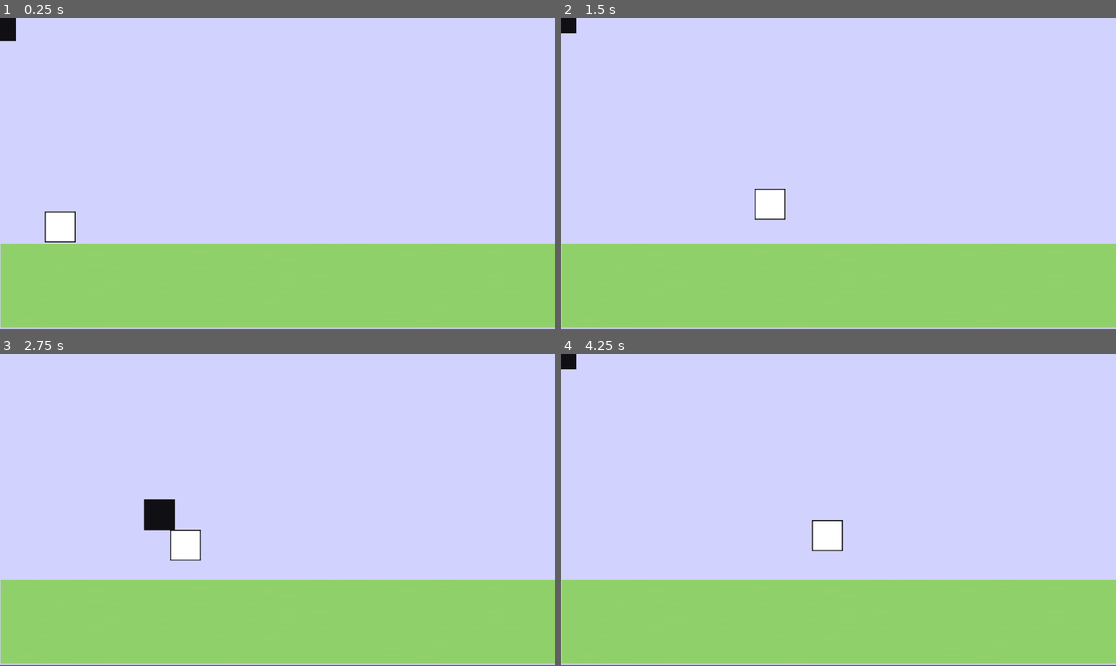
Above: before the commit, frames 1-4 (two rows, left to right).
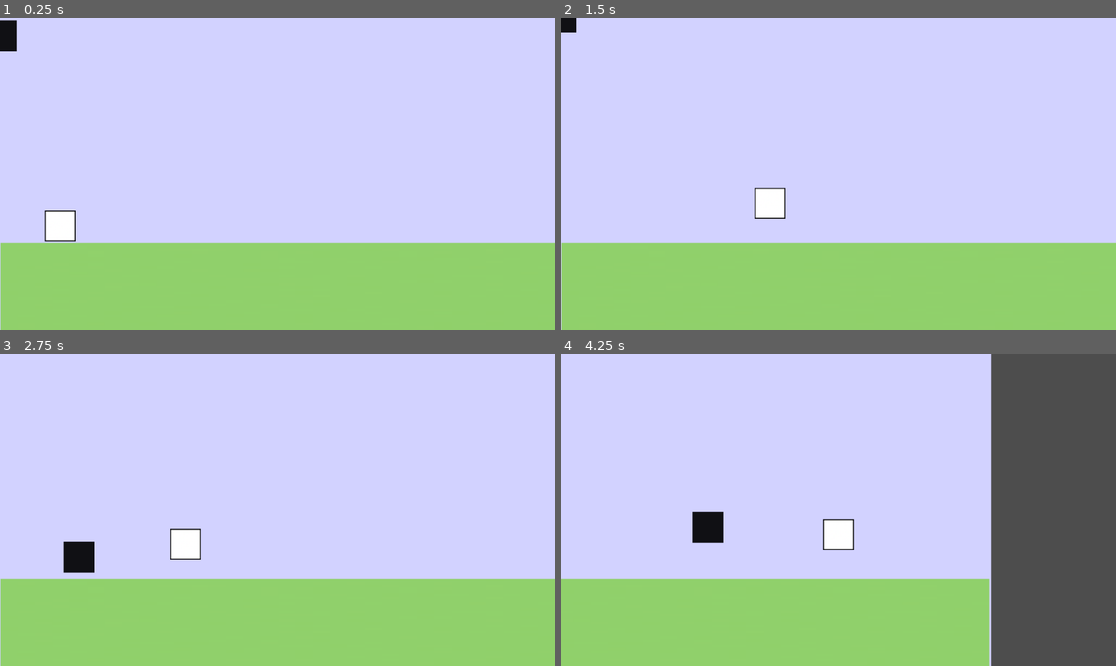
Above: after the commit, the same moments.

Repository: slothfs/It-follows
Game: Godot game, scene res://scenes/main.tscn
Two runs of this game, one before a commit and one after it. Both use one fixed random seed, a clock stepped at 60 frames per second and the inputs below.
Inputs:
- Up to frame 1 (0.25 s): no input
- Up to frame 2 (1.5 s): tap Enter at 0.5 s; hold D (right) from 0.53 s (still down); tap W (jump) at 0.6, 0.77, 1.07 s; tap Alt at 1.35 s
- Up to frame 3 (2.75 s): tap W (jump) at 1.52, 1.55, 1.82, 2.3 s; release D (right) at 2.03 s; hold A (left) from 2.03 s (still down); tap Shift at 2.1 s
- Up to frame 4 (4.25 s): release A (left) at 2.78 s; hold D (right) from 2.78 s (still down); tap W (jump) at 2.85, 3.02, 3.32, 3.77, 3.8, 4.07 s; tap Alt at 3.6 s

The runs differ from the first frame. In frame 1, 1.6% of the frame differs, in the area x 0-100%, y 0-100%; in frame 2, 1.4%; in frame 3, 2.6%; in frame 4, 25%.

Commit message:
added a loop like mechanisham if you go to left it will take you to right and if right it will take you to left

Diff:
--- a/scenes/main.tscn
+++ b/scenes/main.tscn
@@ -4,9 +4,13 @@
 [ext_resource type="Script" uid="uid://cnrr6d0exo6va" path="res://script/main.gd" id="1_jyhfs"]
 [ext_resource type="PackedScene" uid="uid://dlt3vpvj1thbb" path="res://scenes/shadow.tscn" id="2_sugp2"]
 [ext_resource type="Texture2D" uid="uid://kc2j24tg4he4" path="res://assets/plaayer/block.png" id="3_sugp2"]
+[ext_resource type="Texture2D" uid="uid://bg85et77vxls" path="res://assets/plaayer/player.png" id="4_tbgi4"]
+
+[sub_resource type="RectangleShape2D" id="RectangleShape2D_jqplm"]
+size = Vector2(32, 32)
 
 [sub_resource type="RectangleShape2D" id="RectangleShape2D_jyhfs"]
-size = Vector2(1158, 180)
+size = Vector2(1146, 186)
 
 [node name="main" type="Node2D" unique_id=716298080]
 script = ExtResource("1_jyhfs")
@@ -17,25 +21,55 @@
 
 [node name="ColorRect" type="ColorRect" parent="Panel" unique_id=2118123267]
 layout_mode = 0
-offset_right = 1153.0
-offset_bottom = 646.0
+offset_right = 1157.0
+offset_bottom = 666.0
 color = Color(0.8237593, 0.82507503, 1, 1)
 
-[node name="player" parent="." unique_id=1192232938 instance=ExtResource("1_0wfyh")]
+[node name="Player" parent="." unique_id=1192232938 instance=ExtResource("1_0wfyh")]
 position = Vector2(125, 448)
 scale = Vector2(2, 2)
 
-[node name="shadow" parent="." unique_id=1683641687 instance=ExtResource("2_sugp2")]
+[node name="Camera2D2" type="Camera2D" parent="Player" unique_id=1713015527]
+limit_left = 0
+limit_top = 0
+limit_right = 1700
+limit_bottom = 650
+
+[node name="Shadow" parent="." unique_id=1683641687 instance=ExtResource("2_sugp2")]
 position = Vector2(39, 443)
 scale = Vector2(2, 2)
+
+[node name="ShadowLeft" type="CharacterBody2D" parent="." unique_id=21485560]
+position = Vector2(39, 443)
+scale = Vector2(2, 2)
+
+[node name="Sprite2D" type="Sprite2D" parent="ShadowLeft" unique_id=1459863443]
+modulate = Color(0, 0, 0, 0.92156863)
+texture = ExtResource("4_tbgi4")
+
+[node name="CollisionShape2D" type="CollisionShape2D" parent="ShadowLeft" unique_id=693657593]
+shape = SubResource("RectangleShape2D_jqplm")
+disabled = true
+
+[node name="ShadowRight" type="CharacterBody2D" parent="." unique_id=2022524490]
+position = Vector2(39, 443)
+scale = Vector2(2, 2)
+
+[node name="Sprite2D" type="Sprite2D" parent="ShadowRight" unique_id=334279528]
+modulate = Color(0, 0, 0, 0.92156863)
+texture = ExtResource("4_tbgi4")
+
+[node name="CollisionShape2D" type="CollisionShape2D" parent="ShadowRight" unique_id=864241109]
+shape = SubResource("RectangleShape2D_jqplm")
+disabled = true
 
 [node name="ground" type="StaticBody2D" parent="." unique_id=865860428]
 
 [node name="Sprite2D" type="Sprite2D" parent="ground" unique_id=1919823449]
-position = Vector2(577, 556.25)
-scale = Vector2(36.000004, 5.4218745)
+position = Vector2(577, 564.25)
+scale = Vector2(36, 5.921875)
 texture = ExtResource("3_sugp2")
 
 [node name="CollisionShape2D" type="CollisionShape2D" parent="ground" unique_id=1336982701]
-position = Vector2(578, 556)
+position = Vector2(572, 559)
 shape = SubResource("RectangleShape2D_jyhfs")
--- a/scenes/player.tscn
+++ b/scenes/player.tscn
@@ -6,8 +6,7 @@
 [sub_resource type="RectangleShape2D" id="RectangleShape2D_g2els"]
 size = Vector2(32, 32)
 
-[node name="player" type="CharacterBody2D" unique_id=1192232938]
-collision_mask = 3
+[node name="Player" type="CharacterBody2D" unique_id=1192232938]
 script = ExtResource("1_g2els")
 
 [node name="Sprite2D" type="Sprite2D" parent="." unique_id=394958811]
--- a/scenes/shadow.tscn
+++ b/scenes/shadow.tscn
@@ -5,8 +5,7 @@
 [sub_resource type="RectangleShape2D" id="RectangleShape2D_jqplm"]
 size = Vector2(32, 32)
 
-[node name="shadow" type="CharacterBody2D" unique_id=1683641687]
-collision_layer = 2
+[node name="Shadow" type="CharacterBody2D" unique_id=1683641687]
 
 [node name="Sprite2D" type="Sprite2D" parent="." unique_id=1459863443]
 modulate = Color(0, 0, 0, 0.92156863)
--- a/script/main.gd
+++ b/script/main.gd
@@ -1,16 +1,59 @@
 extends Node2D
 
-@onready var player = $player
-@onready var shadow = $shadow
+@onready var player = $Player
+@onready var shadow = $Shadow
+@onready var shadow_left = $ShadowLeft
+@onready var shadow_right = $ShadowRight
 
-var positions := []
-var delay := 90
+var positions: Array[Vector2] = []
 var shadow_target := Vector2.ZERO
 
+var screen_width := 0.0
+var time_passed := 0.0
+
+
+func _ready():
+	screen_width = get_viewport_rect().size.x
+
+
 func _process(delta):
-	positions.append(player.global_position)
+	time_passed += delta
+
+	var delay := 120
+	var lerp_speed := 0.2
+
+	if time_passed < 6:
+		delay = 120
+		lerp_speed = 0.15
+	elif time_passed < 10:
+		delay = 70
+		lerp_speed = 0.25
+	else:
+		delay = 35
+		lerp_speed = 0.4
+
+
+
+	positions.append(player.real_position)
 
 	if positions.size() > delay:
 		shadow_target = positions.pop_front()
 
-	shadow.global_position = shadow.global_position.lerp(shadow_target, 0.2)
+
+
+	shadow.global_position = shadow.global_position.lerp(shadow_target, lerp_speed)
+
+
+
+	shadow_left.global_position = shadow.global_position + Vector2(-screen_width, 0)
+	shadow_right.global_position = shadow.global_position + Vector2(screen_width, 0)
+
+
+
+	var d_main = player.global_position.distance_to(shadow.global_position)
+	var d_left = player.global_position.distance_to(shadow_left.global_position)
+	var d_right = player.global_position.distance_to(shadow_right.global_position)
+
+	shadow.visible = d_main <= d_left and d_main <= d_right
+	shadow_left.visible = d_left < d_main and d_left <= d_right
+	shadow_right.visible = d_right < d_main and d_right < d_left
--- a/script/player.gd
+++ b/script/player.gd
@@ -5,26 +5,55 @@
 @export var jump_power := -400
 
 var dead := false
+var screen_width := 0.0
+
+# 🔥 REAL POSITION (never resets)
+var real_position := Vector2.ZERO
+
+
+func _ready():
+	screen_width = get_viewport_rect().size.x
+	real_position = global_position
+
 
 func _physics_process(delta):
 	if dead:
 		return
 
+	# gravity
 	if not is_on_floor():
 		velocity.y += gravity * delta
 
+	# movement
 	var dir = Input.get_axis("left", "right")
 	velocity.x = dir * speed
 
+	# jump
 	if Input.is_action_just_pressed("jump") and is_on_floor():
 		velocity.y = jump_power
 
 	move_and_slide()
 
+	# 🔥 update REAL position manually
+	real_position += velocity * delta
+
+	# 🔥 visual wrap only
+	wrap_visual()
+
+	# death check
 	for i in range(get_slide_collision_count()):
 		var col = get_slide_collision(i).get_collider()
-		if col and col.name.to_lower() == "shadow":
+		if col and col.name == "Shadow":
 			die()
+
+
+func wrap_visual():
+	var x = real_position.x
+
+	if x < 0:
+		global_position.x = fmod(x, screen_width) + screen_width
+	else:
+		global_position.x = fmod(x, screen_width)
 
 
 func die():
